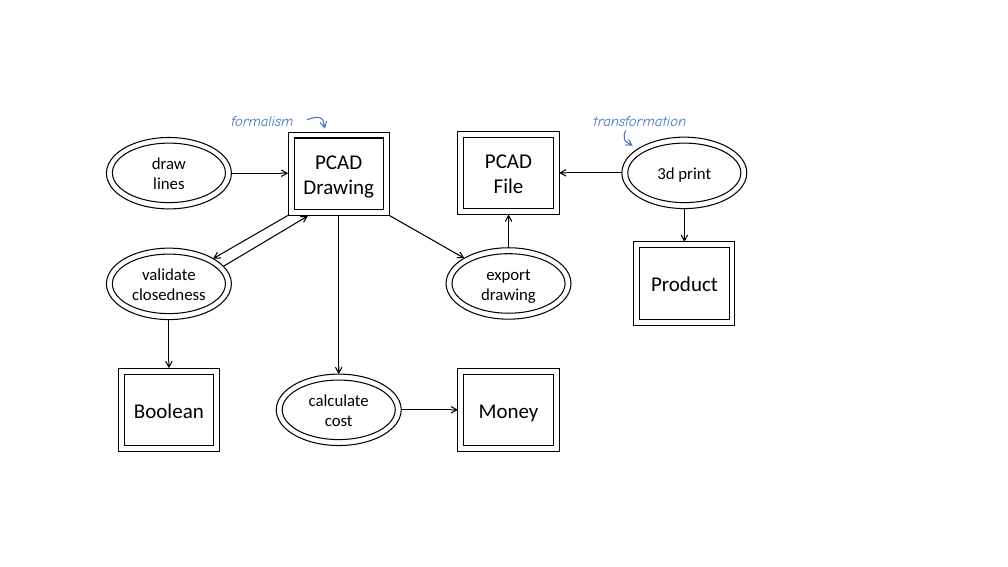
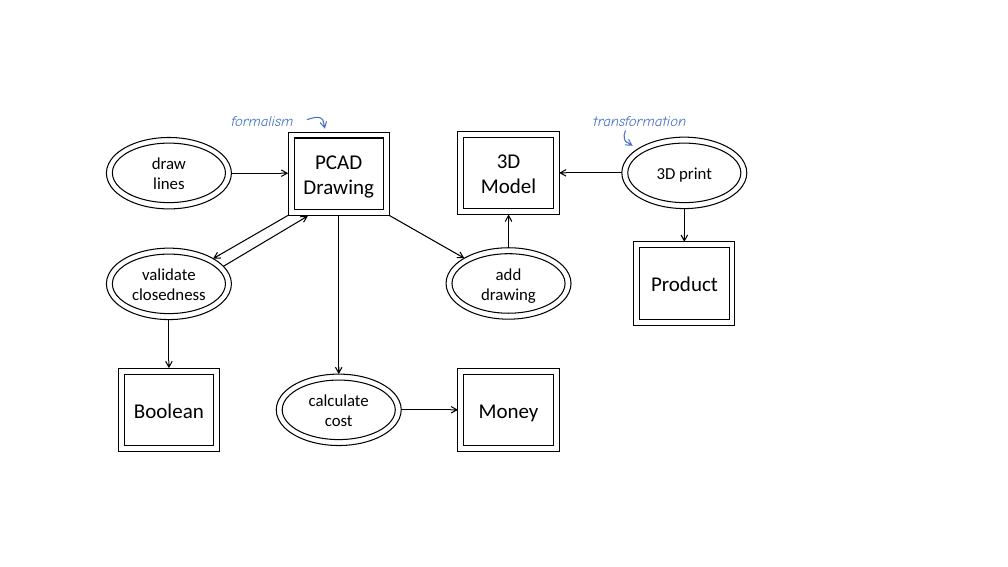
Before and after one commit to moussaamrani/MPMFormalisation, a slide deck: slide 3 of img/PCAD.pptx. Drawn at 1008x567 pixels with LibreOffice and Linux fonts; fonts in the diff are those of the drawing. Boxes give left, top, right and bottom in pixels: in the first picture for what was removed or moved away, otherwise in the second. Text is boxed around its words. In the diff, an @@ line names an element or a change of style, - is before the commit and + after.

```diff
--- a/img/PCAD.pptx
+++ b/img/PCAD.pptx
@@ text in rectangle at <box>481,154,536,193</box>: text changed @@
-PCAD
-File
+3D
+Model
@@ text in ellipse at <box>657,167,712,182</box>: text changed @@
-3d print
+3D print
@@ text in ellipse at <box>481,268,536,303</box>: text changed @@
-export
-drawing
+add
+drawing
```
Also in this commit, not shown: 8 other files.
